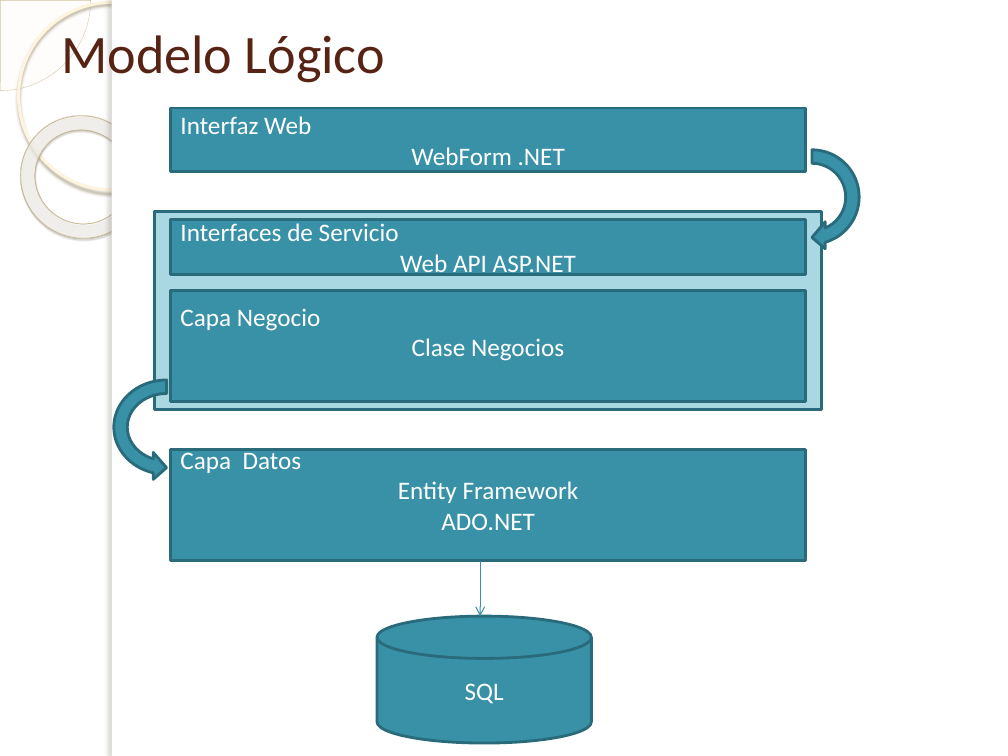
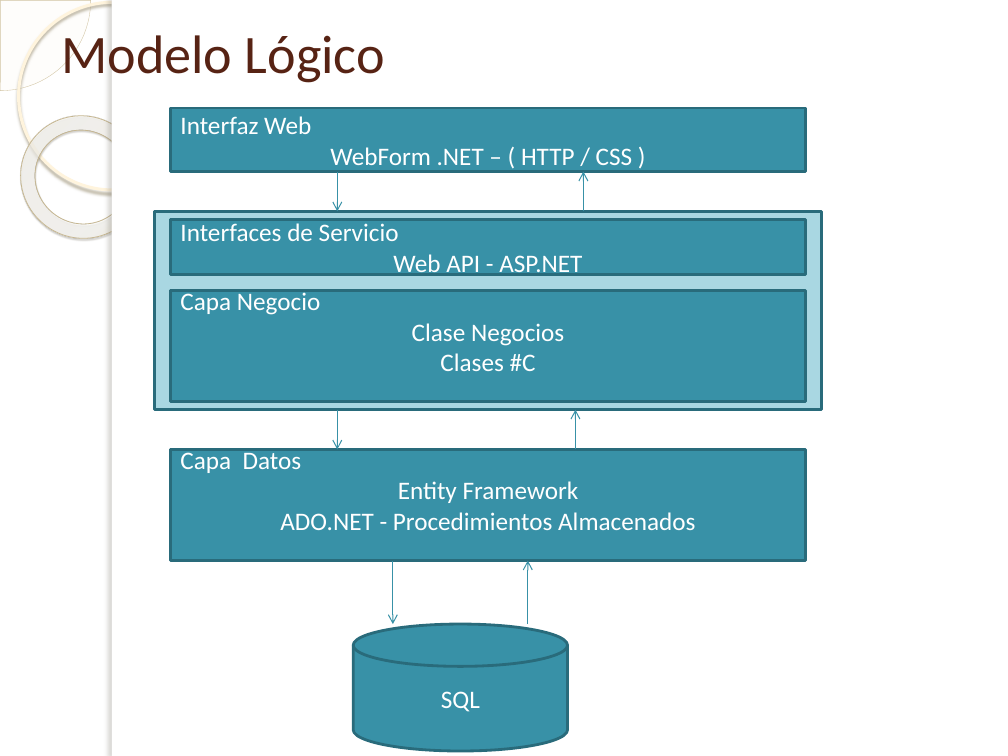
Before and after one commit to tonporaqui/DocProyecto, a slide deck: slide 3 of Proyecto SIAF.pptx (slide 8 before the commit). Drawn at 1008x756 pixels with LibreOffice and Linux fonts; fonts in the diff are those of the drawing; background and template pictures are left out. Boxes give left, top, right and bottom in pixels: in the first picture for what was removed or moved away, otherwise in the second. Text is boxed around its words. In the diff, an @@ line names an element or a change of style, - is before the commit and + after.

```diff
--- a/Proyecto SIAF.pptx
+++ b/Proyecto SIAF.pptx
@@ text in rectangle at box(330, 147, 633, 171): text changed @@
-WebForm .NET
+WebForm .NET – ( HTTP / CSS )
@@ circular arrow removed at box(758, 143, 866, 251) @@
@@ arrow added from (338, 171) to (338, 212), #3891A7 0.75 pt @@
@@ arrow added from (584, 212) to (584, 171), #3891A7 0.75 pt @@
@@ text in rectangle at box(393, 254, 582, 278): text changed @@
-Web API ASP.NET
+Web API - ASP.NET
@@ text in rectangle at box(440, 353, 536, 371): paragraph added @@
+Clases #C
@@ circular arrow removed at box(107, 373, 226, 481) @@
@@ arrow added from (338, 409) to (338, 450), #3891A7 0.75 pt @@
@@ arrow added from (576, 450) to (576, 409), #3891A7 0.75 pt @@
@@ text in rectangle at box(280, 512, 695, 530): text changed @@
-ADO.NET
+ADO.NET - Procedimientos Almacenados
@@ arrow moved from (480, 560) - (480, 616) to (393, 560) - (393, 624) @@
@@ arrow added from (528, 624) to (528, 560), #3891A7 0.75 pt @@
@@ cylinder "SQL": place and size @@
-cylinder "SQL" at box(377, 616, 592, 743)
+cylinder "SQL" at box(353, 624, 568, 751)
```
Also in this commit, not shown: 2 other slides changed, 3 slides added, 6 slides removed.
